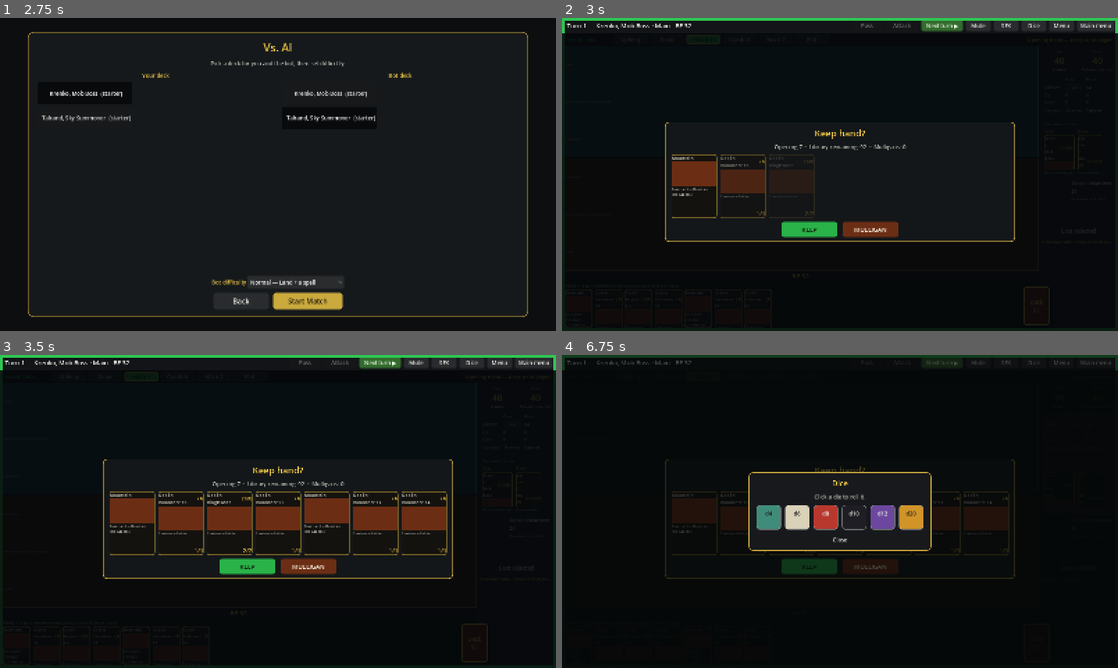
Above: before the commit, frames 1-4 (two rows, left to right).
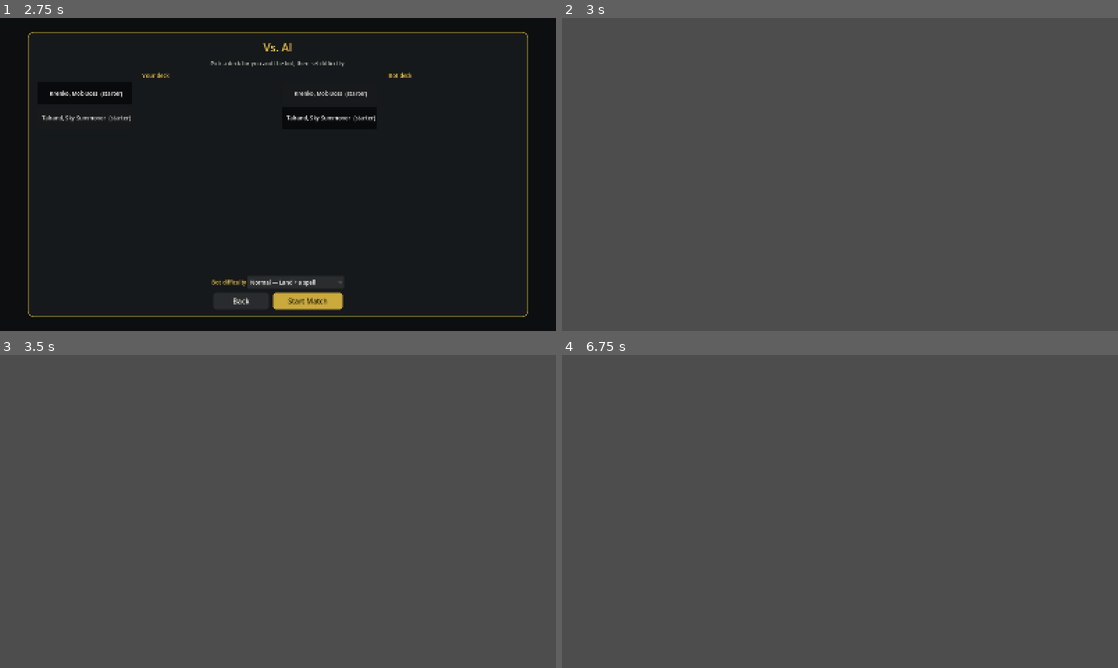
Above: after the commit, the same moments.

Repository: ryanqp/aetherfold
Game: Godot game, scene res://scenes/main_menu.tscn
Same seed, same stepped clock (60 frames per second), same inputs: the game is played once before the commit and once after it.
Inputs (mouse positions are in pixels of both pictures, inside the frame that each line leads up to):
- Up to frame 1 (2.75 s): click "Vs. AI" at 0.5 s; click "Normal — Land + a spell" at 1.25 s; click "Normal — Land + a spell" at 2 s
- Up to frame 2 (3 s): click "Start Match" at 2.75 s
- Up to frame 3 (3.5 s): no input
- Up to frame 4 (6.75 s): click (940, 361) at 3.5 s, where only the run before the commit has a clickable "Next turn ▶"; click (940, 361) at 4.25 s, where only the run before the commit has a clickable "Next turn ▶"; click (1006, 361) at 5 s, where only the run before the commit has a clickable "SFX"; click (1006, 361) at 5.75 s, where only the run before the commit has a clickable "SFX off"; click (1034, 361) at 6.5 s, where only the run before the commit has a clickable "Dice"

Frame 1 is identical in both runs. In frame 2, 100% of the frame differs, in the area x 0-100%, y 0-100%; in frame 3, 100%; in frame 4, 100%.
Error after the commit: Parse Error: Cannot infer the type of "ready" variable because the value doesn't have a set type. (res://scripts/table.gd:1579)

Commit message:
Attack with this + click the rival to attack, thicker gold borders, BF-33
Co-Authored-By: Claude Sonnet 5.5 <noreply@anthropic.com>
Claude-Session: https://claude.ai/code/session_01SZvao3Uy1aYQm6w4NyhWqk

Diff:
--- a/scripts/table.gd
+++ b/scripts/table.gd
@@ -1,7 +1,7 @@
 extends Control
 
 const USE_ENGINE := true
-const BUILD := 32
+const BUILD := 33
 const DEBUG_MATCH := true
 const MatchStateScript := preload("res://scripts/match_state.gd")
 const RivalAI := preload("res://scripts/rival_ai.gd")
@@ -73,6 +73,8 @@
 var turn_owner_label: Label
 var hint_label: Label
 var next_turn_btn: Button
+var declare_btn: Button
+var _rival_target: PanelContainer
 var _hint_hold := 0.0
 var you_cmd_row: HBoxContainer
 var rival_cmd_row: HBoxContainer
@@ -464,6 +466,12 @@
 	play_btn.custom_minimum_size = Vector2(0, 34)
 	play_btn.pressed.connect(_on_activate)
 	col.add_child(play_btn)
+	declare_btn = Button.new()
+	declare_btn.text = "Attack with this"
+	declare_btn.custom_minimum_size = Vector2(0, 34)
+	declare_btn.visible = false
+	declare_btn.pressed.connect(_on_declare_attack)
+	col.add_child(declare_btn)
 
 	log_label = Label.new()
 	log_label.add_theme_color_override("font_color", GOLD)
@@ -505,7 +513,69 @@
 	if not is_you:
 		rival_title_label = title_label
 	box.add_child(title_label)
-	return box
+	if is_you:
+		return box
+	## The rival's life box is also the target of your attack: click it to send your attackers.
+	_rival_target = PanelContainer.new()
+	_rival_target.size_flags_horizontal = SIZE_EXPAND_FILL
+	_rival_target.mouse_filter = Control.MOUSE_FILTER_STOP
+	_rival_target.tooltip_text = "While you are attacking, click here to send your attackers at the rival."
+	_rival_target.add_theme_stylebox_override("panel", _target_style(0.0, false))
+	_rival_target.gui_input.connect(_on_rival_target_input)
+	_rival_target.add_child(box)
+	return _rival_target
+
+
+func _target_style(pulse: float, active: bool) -> StyleBoxFlat:
+	var st := StyleBoxFlat.new()
+	st.bg_color = Color(0.5, 0.08, 0.06, 0.25 + 0.2 * pulse) if active else Color(0, 0, 0, 0)
+	st.border_color = ATTACK_RED.lerp(Color(1, 1, 1), pulse * 0.6) if active else Color(0, 0, 0, 0)
+	st.set_border_width_all(4 if active else 2)
+	st.set_corner_radius_all(8)
+	return st
+
+
+func _on_rival_target_input(ev: InputEvent) -> void:
+	if ev is InputEventMouseButton and ev.pressed and ev.button_index == MOUSE_BUTTON_LEFT:
+		_on_rival_target_click()
+
+
+## Attack target. In a two-player game the rival player is the only legal target: creatures can't
+## be attacked (CR 506.2) and there are no planeswalkers or battles in the engine yet.
+func _on_rival_target_click() -> void:
+	if not _in_attack_mode():
+		_set_status("Pick a creature and press Attack with this first.")
+		return
+	if _pending_attackers.is_empty():
+		_set_status("Click one of your creatures first, then click the rival to attack.")
+		return
+	_confirm_attack()
+
+
+## Sidebar button: attack with the selected creature.
+func _on_declare_attack() -> void:
+	if not USE_ENGINE or session == null or session.view == null:
+		return
+	var sid := str(session.selected_id)
+	if sid == "":
+		return
+	if not _in_attack_mode():
+		if not session.can_play():
+			_set_status("Keep or Mulligan first.")
+			return
+		_pending_attackers.clear()
+		var r: SubmitResult = session.begin_attack()
+		if not r.ok:
+			_refresh()
+			_set_status(r.error)
+			return
+	if not _pending_attackers.has(sid):
+		_on_attack_click(sid)
+	else:
+		_refresh()
+	if _in_attack_mode() and not _pending_attackers.is_empty():
+		_set_status("Now click the rival (top right) to attack. Click more creatures first to send them too.")
+
 
 func _chip_style(bg: Color, border: Color) -> StyleBoxFlat:
 	var st := StyleBoxFlat.new()
@@ -848,7 +918,9 @@
 		var sb := pst as StyleBoxFlat
 		sb.border_color = PLAYABLE_GOLD.lerp(Color(1, 1, 1), pulse * 0.7)
 		sb.shadow_color = Color(1.0, 0.84, 0.18, 0.3 + 0.5 * pulse)
-		sb.shadow_size = 4 + int(9.0 * pulse)
+		sb.shadow_size = 8 + int(14.0 * pulse)
+	if _rival_target:
+		_rival_target.add_theme_stylebox_override("panel", _target_style(pulse, _in_attack_mode() and not _pending_attackers.is_empty()))
 	if deck_btn:
 		if wait:
 			var dst := StyleBoxFlat.new()
@@ -1008,9 +1080,10 @@
 	if from_hand and bool(card.get("playable", false)):
 		## Gold border: the rules let you play this right now and you have the mana for it.
 		st.border_color = PLAYABLE_GOLD
-		st.set_border_width_all(4)
+		st.set_border_width_all(8)
+		st.set_corner_radius_all(8)
 		st.shadow_color = Color(1.0, 0.84, 0.18, 0.55)
-		st.shadow_size = 7
+		st.shadow_size = 12
 		_playable_styles.append(st)
 		b.tooltip_text = "You can play this now."
 	var combat_color: Variant = _combat_border(card)
@@ -1214,7 +1287,7 @@
 			_set_status("%s can't attack." % nm)
 		return
 	_pending_attackers.append(card_id)
-	_set_status("%s will attack. %d attacking — press Attack to confirm." % [nm, _pending_attackers.size()])
+	_set_status("%s will attack. Click the rival (top right) to send %d attacker(s), or pick more creatures." % [nm, _pending_attackers.size()])
 	_refresh()
 
 
@@ -1498,6 +1571,14 @@
 			attack_btn.tooltip_text = "Go to combat and choose which creatures attack."
 		if pass_btn:
 			pass_btn.disabled = not session.can_play()
+	if declare_btn:
+		var dsel: Dictionary = v.find_card(str(v.selected_id))
+		var mine_creature := not dsel.is_empty() and _card_in(v.you.get("creatures", []), str(dsel.get("id", "")))
+		declare_btn.visible = mine_creature and bool(v.active_is_you) and not _in_blocking_mode()
+		if declare_btn.visible:
+			var ready := bool(dsel.get("ready_to_attack", false)) and session.can_play() and not session.draw_waiting()
+			declare_btn.disabled = not ready
+			declare_btn.text = "Attack with this ⚔" if ready else ("Summoning sick" if bool(dsel.get("summoning_sick", false)) else "Can't attack now")
 	if play_btn:
 		var sel: Dictionary = v.find_card(str(v.selected_id))
 		var zone := str(sel.get("zone", ""))
